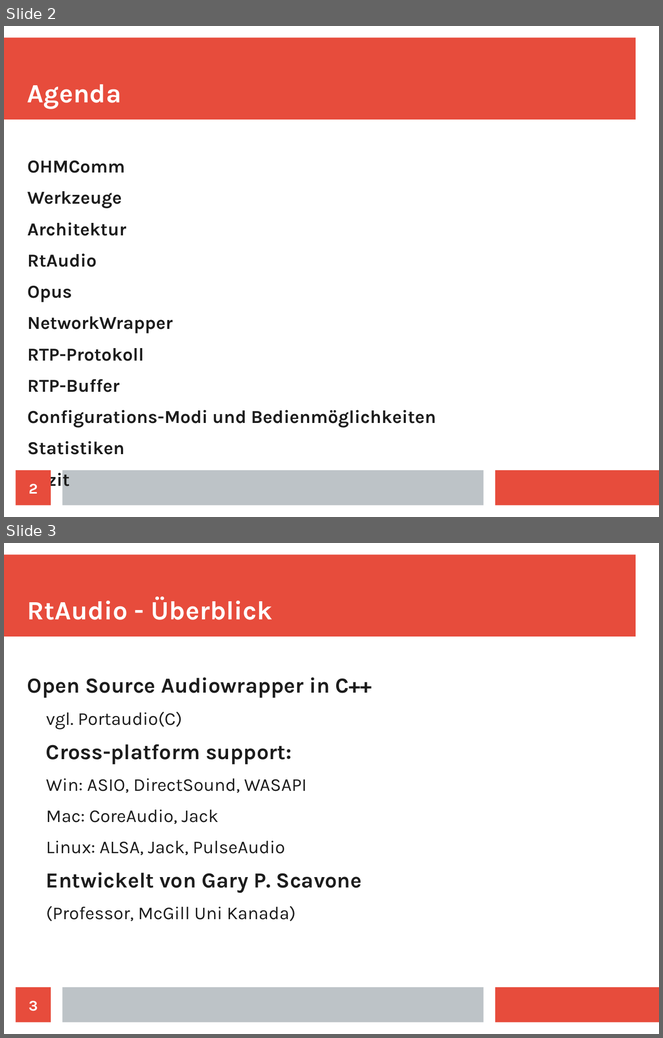
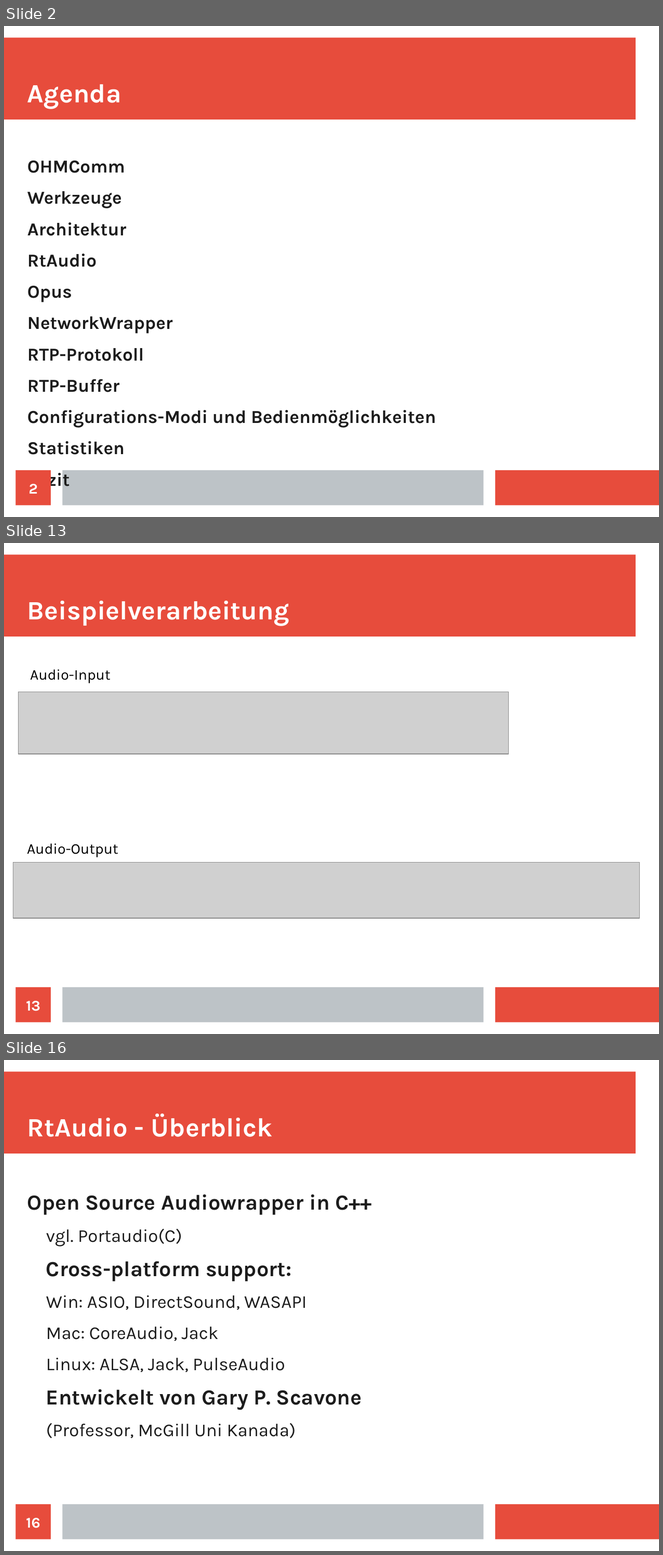
Before and after one commit to doe300/OHMComm, a slide deck: documents/OHMCommPres.odp. Shown one above the other, each under a label of ours: slides 2 and 3 before the commit, slides 2, 13 and 16 after it; the slides between them are not shown. The pictures are 663x1038 and 663x1555 pixels, drawn with LibreOffice and Linux fonts; fonts in the diff are those of the drawing; grey boxes stand for pictures. Boxes give left, top, right and bottom in pixels: in the first picture for what was removed or moved away, otherwise in the second. Text is boxed around its words. In the diff, an @@ line names an element or a change of style, - is before the commit and + after.

```diff
--- a/documents/OHMCommPres.odp
+++ b/documents/OHMCommPres.odp
@@ slide 13 added at [4,543,659,1034], background #FFFFFF; not listed: 3 template elements that a slide beside it also shows @@
@@ title added at [27,601,289,626], 32 pt, text #FFFFFF, bold @@
+Beispielverarbeitung
@@ text added at [30,669,111,683], 18 pt, text #000000 @@
+Audio-Input
@@ picture added at [18,692,509,755] @@
@@ text added at [27,844,118,858], 18 pt, text #000000 @@
+Audio-Output
@@ picture added at [13,863,640,919] @@
@@ page number added at [16,988,51,1023], fill #E74C3C, 18 pt, text #FFFFFF, bold @@
+13
@@ what was slide 3 is now slide 16 @@
@@ page number at [26,1518,40,1529]: text changed @@
-3
+16
```
Also in this commit, not shown: 12 other slides added.
